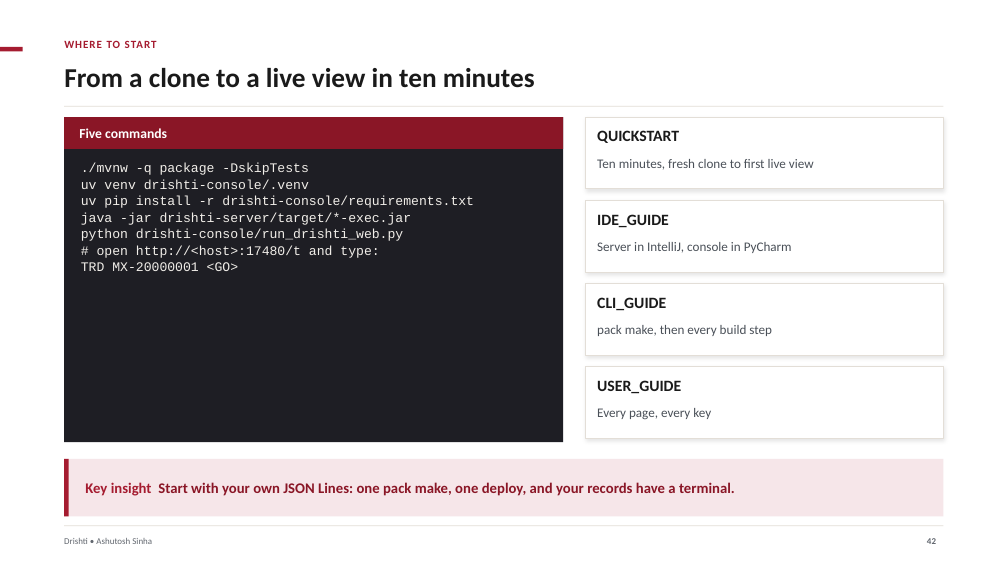
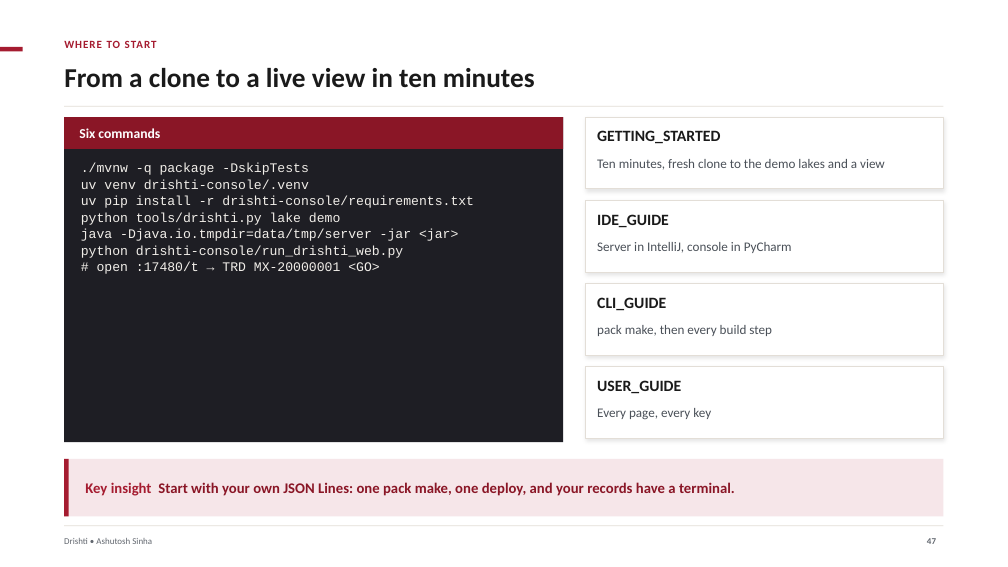
Before and after one commit to ajsinha/drishti, a slide deck: slide 47 of docs/publications/Drishti-Design-and-Evidence.pptx (slide 42 before the commit). Drawn at 1008x567 pixels with LibreOffice and Linux fonts; fonts in the diff are those of the drawing. Boxes give left, top, right and bottom in pixels: in the first picture for what was removed or moved away, otherwise in the second. Text is boxed around its words. In the diff, an @@ line names an element or a change of style, - is before the commit and + after.

```diff
--- a/docs/publications/Drishti-Design-and-Evidence.pptx
+++ b/docs/publications/Drishti-Design-and-Evidence.pptx
@@ text at (79, 128, 160, 138): text changed @@
-Five commands
+Six commands
@@ text at (597, 130, 720, 144): text changed @@
-QUICKSTART
+GETTING_STARTED
@@ text at (597, 159, 885, 169): text changed @@
-Ten minutes, fresh clone to first live view
+Ten minutes, fresh clone to the demo lakes and a view
@@ text at (81, 212, 458, 241): text changed @@
-java -jar drishti-server/target/*-exec.jar
+python tools/drishti.py lake demo
+java -Djava.io.tmpdir=data/tmp/server -jar <jar>
@@ text at (97, 262, 379, 274): text changed @@
-# open http://<host>:17480/t and type:
-TRD MX-20000001 <GO>
+# open :17480/t → TRD MX-20000001 <GO>
```
Also in this commit, not shown: 23 other slides changed, 5 slides added, 1 other file.
